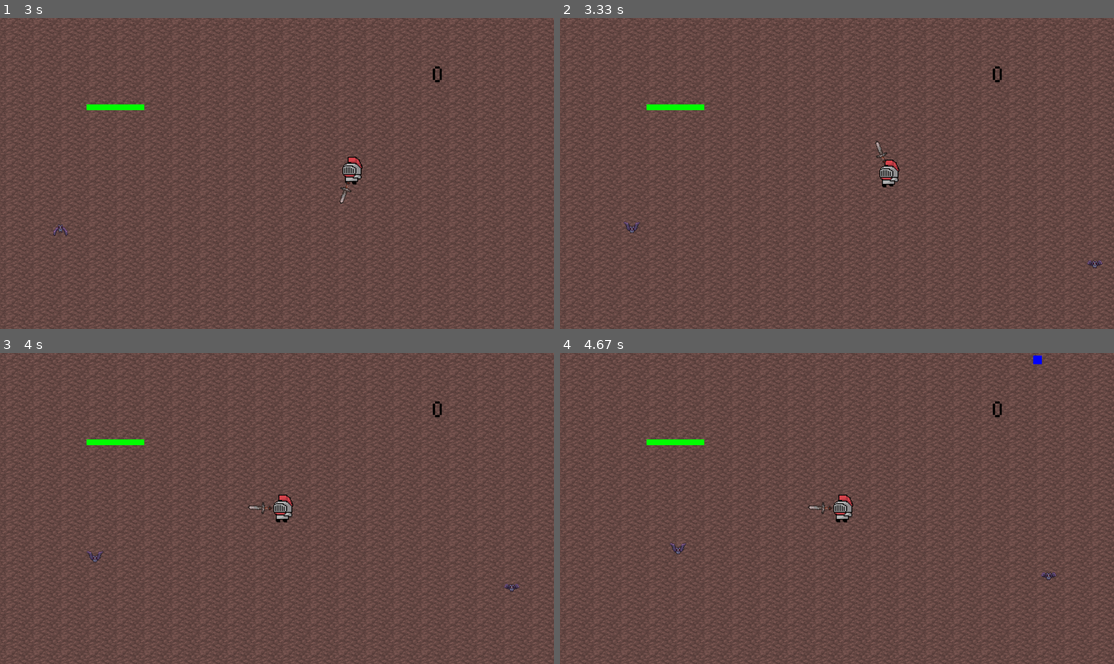
Above: before the commit, frames 1-4 (two rows, left to right).
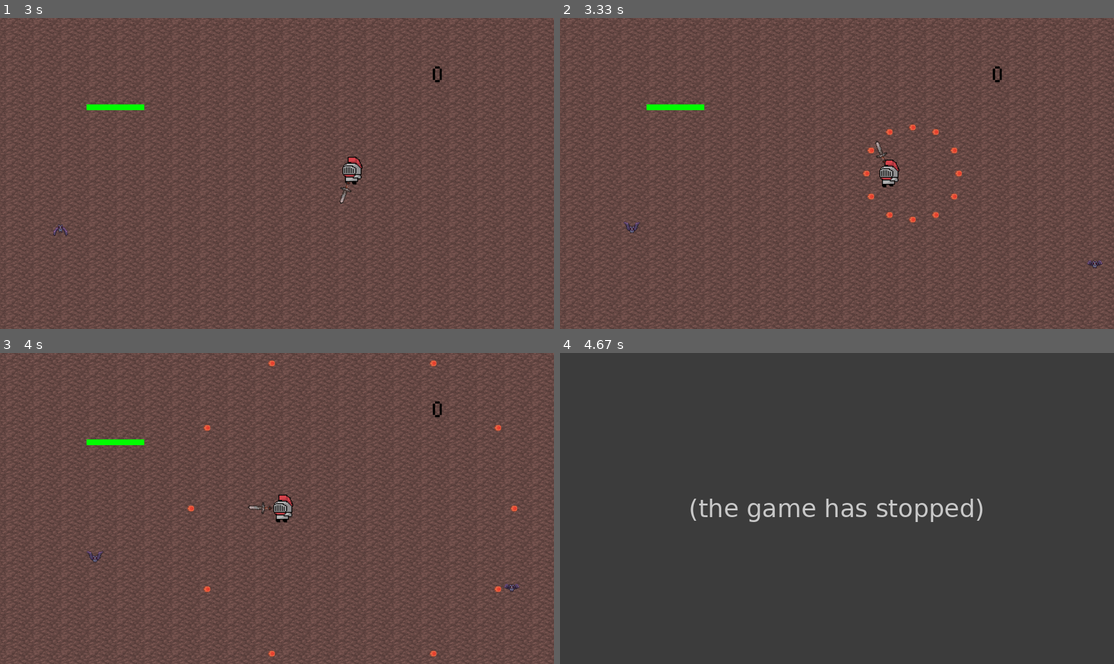
Above: after the commit, the same moments.

Repository: enrico-dibacco/PyGame-Project-3Q
Game: pygame game, started from main.py
Same seed, same stepped clock (60 frames per second), same inputs: the game is played once before the commit and once after it.
Inputs (mouse positions are in pixels of both pictures, inside the frame that each line leads up to):
- Up to frame 1 (3 s): hold Q 0.33-0.8 s; hold D 0.33-0.8 s; move the mouse to (254, 189) at 0.37 s; hold D 0.83-1.3 s; move the mouse to (454, 164) at 0.87 s; hold W 1.33-1.63 s; move the mouse to (144, 176) at 1.37 s; hold D 1.67-2.13 s; move the mouse to (105, 126) at 1.7 s; hold A 2.17-2.7 s; move the mouse to (360, 64) at 2.2 s; hold S from 2.73 s (still down); move the mouse to (343, 201) at 2.77 s
- Up to frame 2 (3.33 s): release S at 3.03 s; hold Q from 3.07 s (still down); hold A from 3.07 s (still down); move the mouse to (848, 67) at 3.1 s
- Up to frame 3 (4 s): release Q at 3.47 s; release A at 3.47 s; hold A 3.5-3.9 s; move the mouse to (77, 499) at 3.53 s
- Up to frame 4 (4.67 s): no input

Frame 1 is identical in both runs. In frame 2, 0.2% of the frame differs, in the area x 54-73%, y 34-67%; in frame 3, 0.2%; in frame 4, 98%, in the area x 0-100%, y 0-100%.
Error after the commit: AttributeError: 'NoneType' object has no attribute 'shape' (main.py line 48); the game stopped at 4 s (later frames are placeholders)

Commit message:
added fireball logic

Diff:
--- /dev/null
+++ b/fireball.py
@@ -0,0 +1,31 @@
+import pygame
+import math
+
+class Fireball(pygame.sprite.Sprite):
+    def __init__(self, pos, angle, images):
+        super().__init__()
+        self.images = images
+        self.current_frame = 0
+        self.frame_timer = 0
+        self.animation_interval = 100
+
+        self.image = self.images[self.current_frame]
+        self.rect = self.image.get_rect(center=pos)
+
+        self.speed = 10
+        self.angle = angle
+        self.velocity = pygame.math.Vector2(math.cos(angle), math.sin(angle)) * self.speed
+
+    def update(self):
+        self.rect.x += self.velocity.x
+        self.rect.y += self.velocity.y
+
+        self.frame_timer += 1
+        if self.frame_timer >= self.animation_interval:
+            self.current_frame = (self.current_frame + 1) % len(self.images)
+            self.image = self.images[self.current_frame]
+            self.frame_timer = 0
+
+        # Remove if out of screen bounds
+        if not pygame.display.get_surface().get_rect().colliderect(self.rect):
+            self.kill()
--- a/main.py
+++ b/main.py
@@ -1,32 +1,39 @@
 import pygame as pg
+import math
+import random
+import numpy as np
 from sys import exit
 from player import Player
 from enemy import Enemy
 from score import Score
-import random
-import numpy as np
 from healthbar import HealthBar
+from fireball import Fireball
 
-pg.mixer.pre_init(frequency=44100, size=-16, channels=2)  # stereo-safe (if not boom boom the stereo)
+pg.mixer.pre_init(frequency=44100, size=-16, channels=2)
 pg.init()
 
 screen = pg.display.set_mode((1920, 1080))
 score = Score("fonts/munro.ttf", font_size=80, color=(0, 0, 0), position=(1500, 150))
-
-background = pg.image.load("envrioment/rockfloor.png").convert()
-background = pg.transform.scale(background, (1920, 1080))
-
-
+background = pg.transform.scale(pg.image.load("envrioment/rockfloor.png").convert(), (1920, 1080))
 clock = pg.time.Clock()
 healthb = HealthBar(300, 300, 200, 20, 100)
 player = Player((960, 540))
 all_sprites = pg.sprite.Group(player)
 enemy_group = pg.sprite.Group()
+fireballs = pg.sprite.Group()
 
 spawn_timer = 0
 SPAWN_INTERVAL = 1500
+FIREBALL_COOLDOWN = 1000
+last_fireball_time = 0
+
+fireball_images = [
+    pg.image.load("fireballanimation/fireball1.png").convert_alpha(),
+    pg.image.load("fireballanimation/fireball2.png").convert_alpha()
+]
 
 original_death_sound = pg.mixer.Sound("sfx/death.wav")
+
 def play_sound(soundname, volume=0.5, loop=False):
     sound = pg.mixer.Sound(f"{soundname}")
     sound.set_volume(volume)
@@ -35,22 +42,26 @@
     else:
         sound.play()
 
-
 def play_random_pitch(sound, pitch_range=(0.95, 1.05)):
     pitch = np.random.uniform(*pitch_range)
     arr = pg.sndarray.array(sound)
-
     if len(arr.shape) > 1 and arr.shape[1] == 2:
         arr = arr.mean(axis=1).astype(arr.dtype)
-
     orig_len = len(arr)
     new_len = int(orig_len / pitch)
     arr = np.interp(np.linspace(0, orig_len, new_len), np.arange(orig_len), arr).astype(arr.dtype)
-
-    stereo_arr = np.column_stack((arr, arr))  # duplicate mono into stereo
+    stereo_arr = np.column_stack((arr, arr))
     sound_variant = pg.sndarray.make_sound(stereo_arr)
     sound_variant.play()
+
+def launch_fireballs(origin):
+    for i in range(12):
+        angle = i * 30 * math.pi / 180
+        fireball = Fireball(origin, angle, fireball_images)
+        fireballs.add(fireball)
+
 play_sound("music/bossphaseone.wav", 0.1, True)
+
 while True:
     dt = clock.tick(60)
     spawn_timer += dt
@@ -61,9 +72,15 @@
             exit()
         if event.type == pg.MOUSEBUTTONDOWN and event.button == 1:
             player.swing_timer = 6
+        if event.type == pg.KEYDOWN and event.key == pg.K_q:
+            now = pg.time.get_ticks()
+            if now - last_fireball_time >= FIREBALL_COOLDOWN:
+                launch_fireballs(player.rect.center)
+                last_fireball_time = now
 
     keys = pg.key.get_pressed()
     all_sprites.update(keys)
+    fireballs.update()
     enemy_group.update()
 
     if spawn_timer >= SPAWN_INTERVAL:
@@ -71,6 +88,14 @@
         enemy = Enemy(1920, 1080, player, special)
         enemy_group.add(enemy)
         spawn_timer = 0
+
+    for fireball in fireballs:
+        for enemy in enemy_group:
+            if fireball.rect.colliderect(enemy.rect):
+                enemy.kill()
+                score.add(50)
+                fireball.kill()
+                play_random_pitch(original_death_sound)
 
     for enemy in enemy_group:
         if enemy.state == "approaching" and not enemy.is_special:
@@ -87,11 +112,10 @@
                     enemy.knockback()
 
     for enemy in enemy_group:
-        if enemy.state == "vulnerable":
-            if player.shield_collides(enemy.rect):
-                enemy.kill()
-                score.add(100)
-                play_random_pitch(original_death_sound)
+        if enemy.state == "vulnerable" and player.shield_collides(enemy.rect):
+            enemy.kill()
+            score.add(100)
+            play_random_pitch(original_death_sound)
         if player.player_collides(enemy.rect):
             player.health -= 10
             healthb.current_health = player.health
@@ -102,9 +126,8 @@
                 exit()
 
     screen.blit(background, (0, 0))
-
-
     player.draw(screen)
+    fireballs.draw(screen)
     enemy_group.draw(screen)
     healthb.draw(screen)
     score.draw(screen)
Binary file added: fireballanimation/fireball1.png
Binary file added: fireballanimation/fireball2.png
